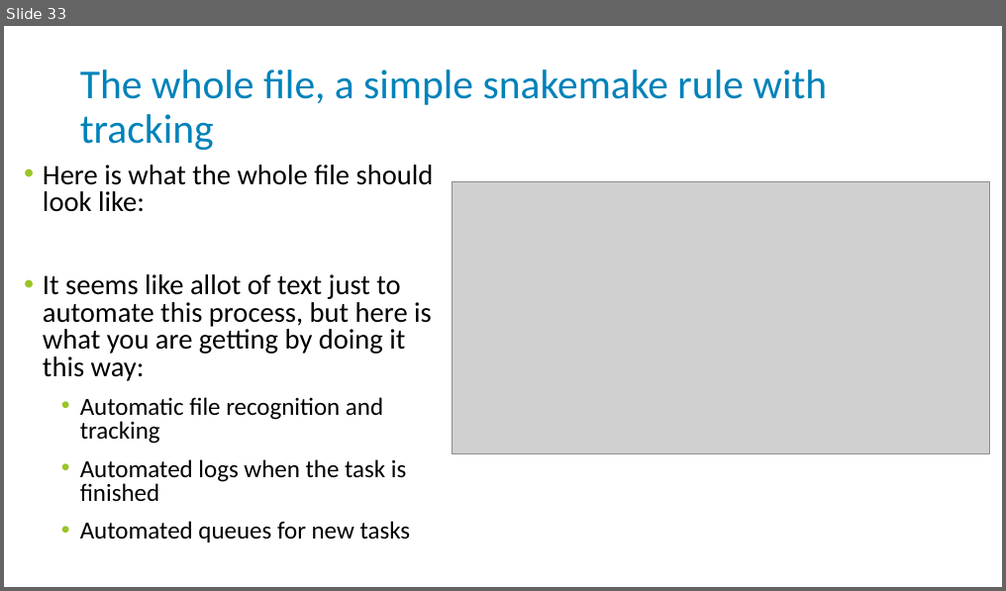
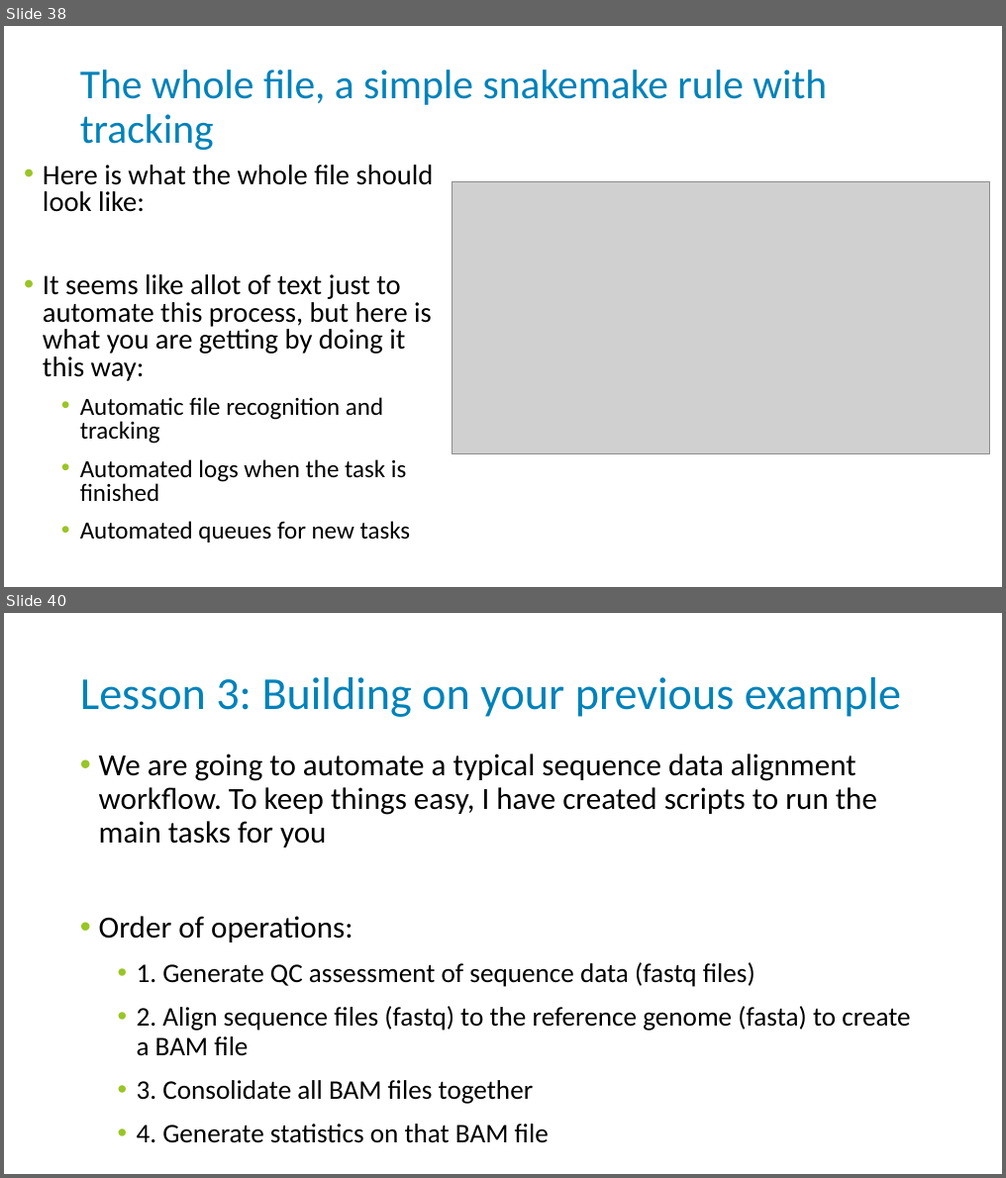
Before and after one commit to njdbickhart/HPCVEnvTutorial, a slide deck: virtualenv_snakemake_tutorial_2023_06_15.pptx. Shown one above the other, each under a label of ours: slide 33 before the commit, slides 38 and 40 after it; the slides between them are not shown. The pictures are 1006x591 and 1006x1178 pixels, drawn with LibreOffice and Linux fonts; fonts in the diff are those of the drawing; grey boxes stand for pictures; background and template pictures are left out. Boxes give left, top, right and bottom in pixels: in the first picture for what was removed or moved away, otherwise in the second. Text is boxed around its words. In the diff, an @@ line names an element or a change of style, - is before the commit and + after.

```diff
--- a/virtualenv_snakemake_tutorial_2023_06_15.pptx
+++ b/virtualenv_snakemake_tutorial_2023_06_15.pptx
@@ slide 40 added at [4,613,1002,1174], background #FFFFFF @@
@@ title added at [80,677,901,717], 44 pt, text #0082BA @@
+Lesson 3: Building on your previous example
@@ text added at [99,754,910,1144], 25.9 pt, text #000000 @@
+• We are going to automate a typical sequence data alignment workflow. To keep things easy, I have created scripts to run the main tasks for you
+• Order of operations:
+  • 1. Generate QC assessment of sequence data (fastq files)
+  • 2. Align sequence files (fastq) to the reference genome (fasta) to create a BAM file
+  • 3. Consolidate all BAM files together
+  • 4. Generate statistics on that BAM file
@@ what was slide 33 is now slide 38 @@
```
Also in this commit, not shown: 1 slide changed, 15 other slides added, 10 other files.
